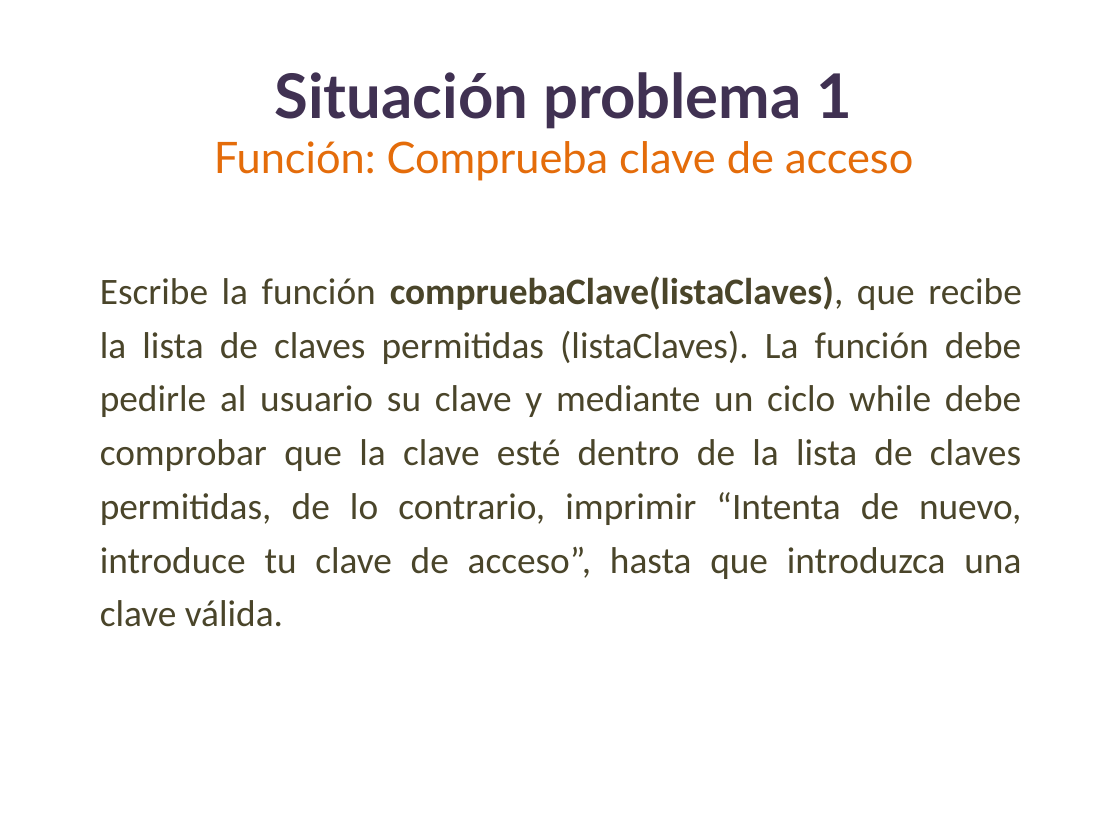
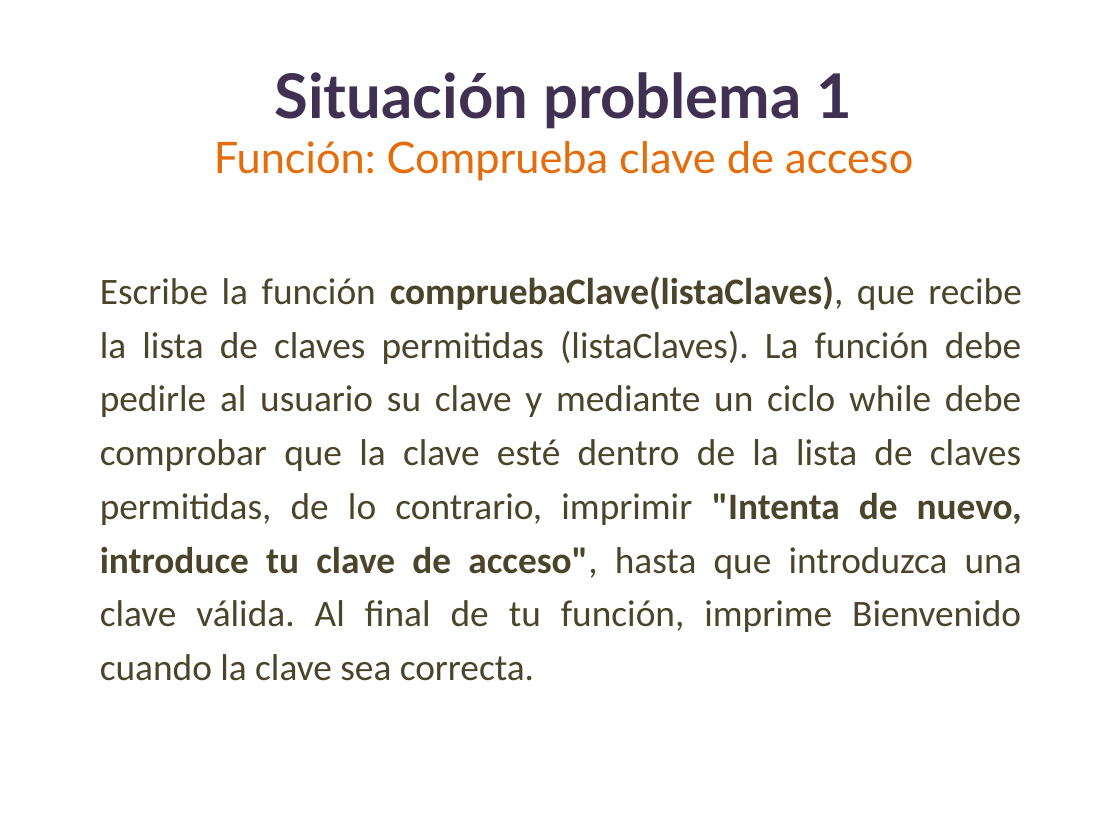
Before and after one commit to lizetheP/PensamientoC, a slide deck: slide 4 of Calendario2019/Presentaciones/Semana3/SITUACION1_FINAL.pptx. Drawn at 1120x840 pixels with LibreOffice and Linux fonts; fonts in the diff are those of the drawing. Boxes give left, top, right and bottom in pixels: in the first picture for what was removed or moved away, otherwise in the second. Text is boxed around its words. In the diff, an @@ line names an element or a change of style, - is before the commit and + after.

```diff
--- a/Calendario2019/Presentaciones/Semana3/SITUACION1_FINAL.pptx
+++ b/Calendario2019/Presentaciones/Semana3/SITUACION1_FINAL.pptx
@@ text at box(100, 276, 1022, 681): text changed @@
-  Escribe la función compruebaClave(listaClaves), que recibe la lista de claves permitidas (listaClaves). La función debe pedirle al usuario su clave y mediante un ciclo while debe comprobar que la clave esté dentro de la lista de claves permitidas, de lo contrario, imprimir “Intenta de nuevo, introduce tu clave de acceso”, hasta que introduzca una clave válida.
+  Escribe la función compruebaClave(listaClaves), que recibe la lista de claves permitidas (listaClaves). La función debe pedirle al usuario su clave y mediante un ciclo while debe comprobar que la clave esté dentro de la lista de claves permitidas, de lo contrario, imprimir "Intenta de nuevo, introduce tu clave de acceso", hasta que introduzca una clave válida. Al final de tu función, imprime Bienvenido cuando la clave sea correcta.
```
Also in this commit, not shown: 2 other slides changed, 4 other files.
